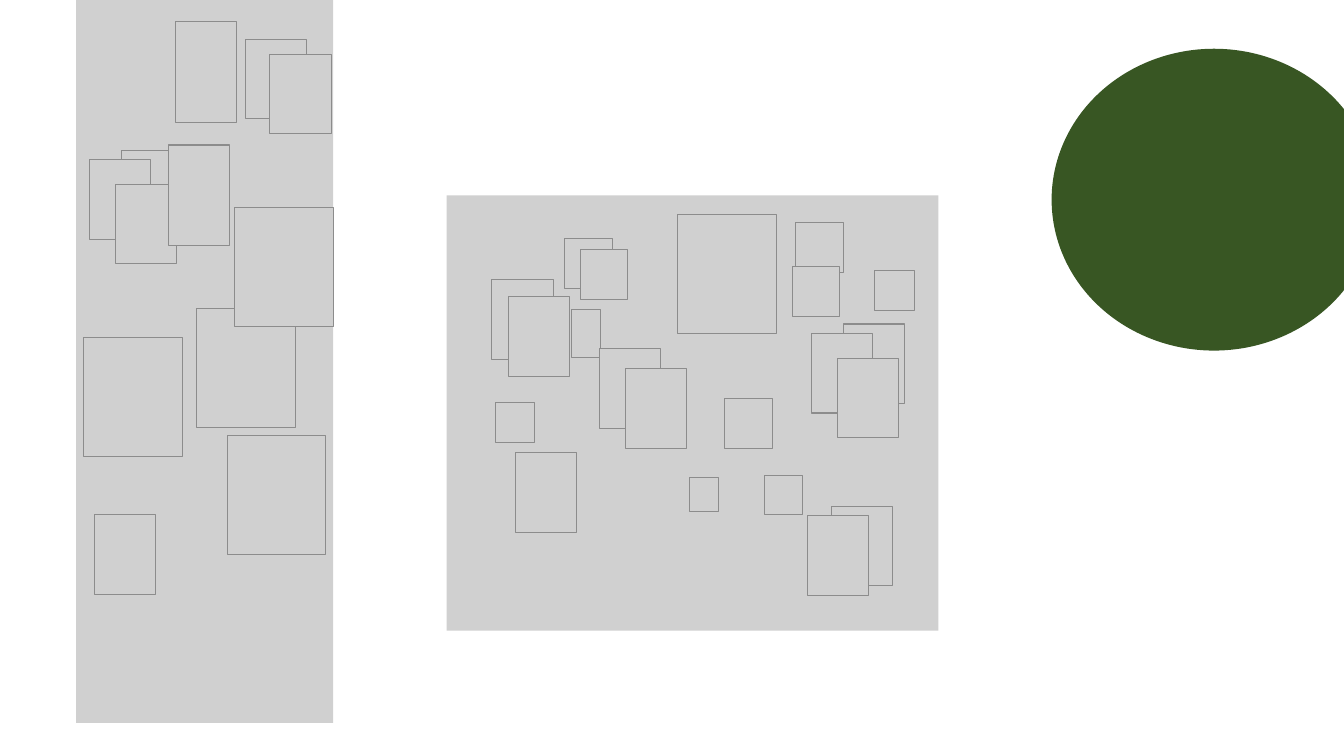
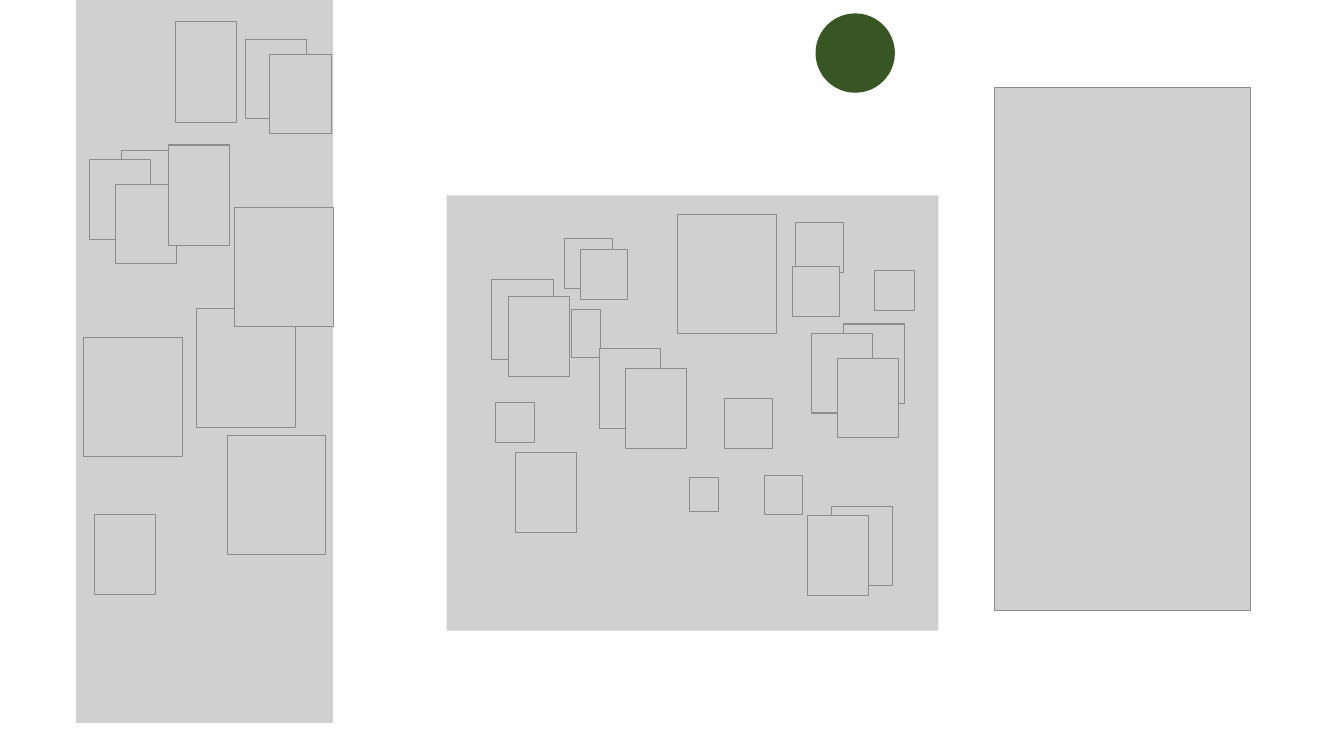
Before and after one commit to DiegoTeixeiraMarques/EstagioI, a slide deck: slide 3 of Modelagem do Game.pptx. Drawn at 1344x756 pixels with LibreOffice and Linux fonts; fonts in the diff are those of the drawing; grey boxes stand for pictures. Boxes give left, top, right and bottom in pixels: in the first picture for what was removed or moved away, otherwise in the second. Text is boxed around its words. In the diff, an @@ line names an element or a change of style, - is before the commit and + after.

```diff
--- a/Modelagem do Game.pptx
+++ b/Modelagem do Game.pptx
@@ ellipse: place and size @@
-ellipse at <box>1052,48,1344,350</box>
+ellipse at <box>816,13,895,93</box>
@@ picture added at <box>995,88,1251,611</box> @@
```
Also in this commit, not shown: 1 other slide changed, 1 other file.
